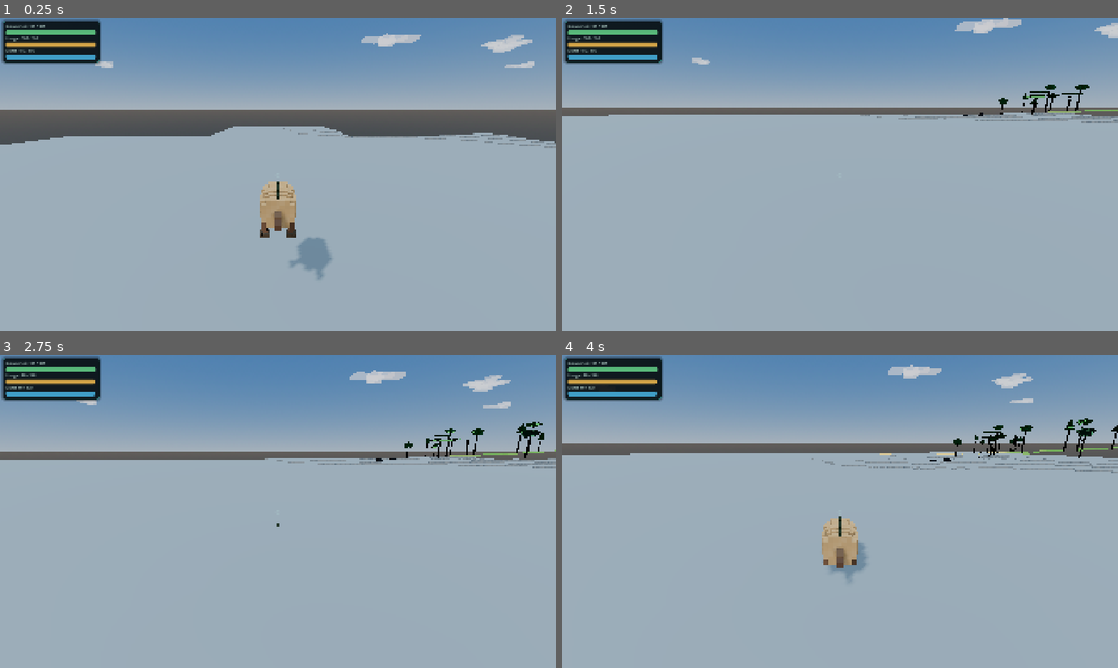
Above: before the commit, frames 1-4 (two rows, left to right).
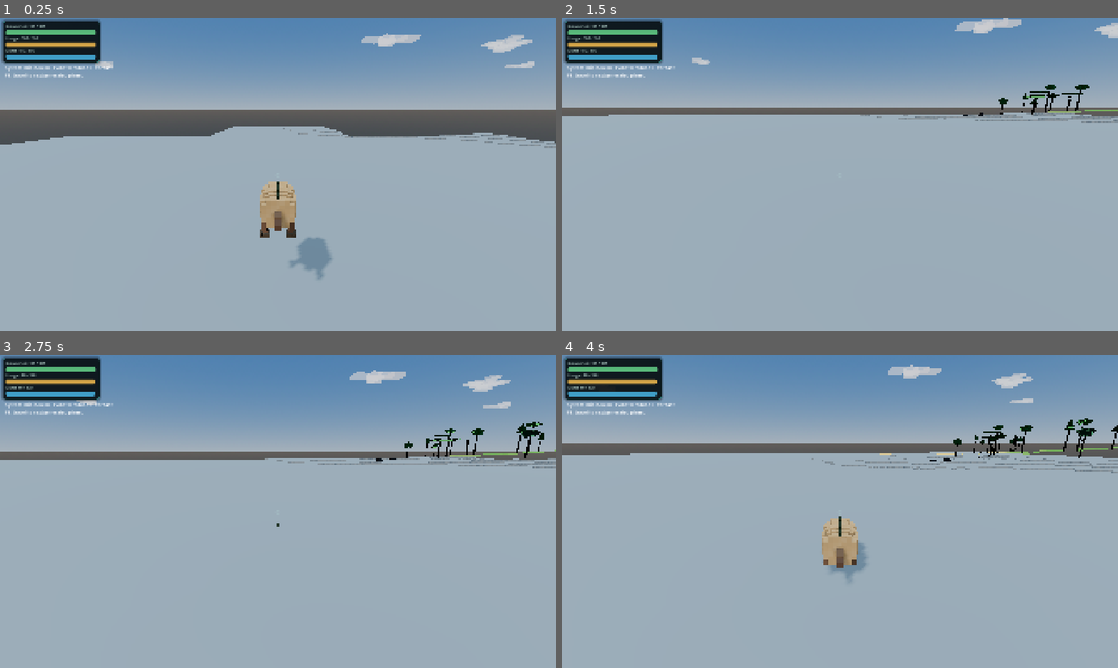
Above: after the commit, the same moments.

Repository: MajorDragonfly/voxelverse
Game: Godot game, scene res://main/main.tscn
Two runs of this game, one before a commit and one after it. Both use one fixed random seed, a clock stepped at 60 frames per second and the inputs below.
Inputs (mouse positions are in pixels of both pictures, inside the frame that each line leads up to):
- Up to frame 1 (0.25 s): no input
- Up to frame 2 (1.5 s): tap Enter at 0.5 s; move the mouse to (867, 174) at 0.52 s; hold W (move_forward) from 0.53 s (still down); click (867, 174) at 0.6 s; tap Space (jump) at 0.77 s; move the mouse to (812, 174) at 1.27 s; tap L at 1.35 s
- Up to frame 3 (2.75 s): keep holding W (move_forward); tap Space (jump) at 1.52 s; move the mouse to (289, 505) at 2.02 s; tap R at 2.1 s
- Up to frame 4 (4 s): keep holding W (move_forward); move the mouse to (834, 517) at 2.77 s; tap Tab at 2.85 s; click (834, 517) at 2.92 s; tap Space (jump) at 3.02, 3.77 s; move the mouse to (878, 514) at 3.52 s; tap Delete at 3.6 s

The runs differ from the first frame. In frame 1, 0.3% of the frame differs, in the area x 0-20%, y 15-20%; in frame 2, 0.3%; in frame 3, 0.3%, in the area x 0-21%, y 15-20%; in frame 4, 0.3%.

Commit message:
Wire layered terrain, regional simulation and multi-planet runtime

Diff:
--- a/main/main.tscn
+++ b/main/main.tscn
@@ -3,9 +3,11 @@
 [ext_resource type="PackedScene" uid="uid://cflvob4gek5k0" path="res://creatures/player/player.tscn" id="1_53q0u"]
 [ext_resource type="PackedScene" uid="uid://d1vpfpfcqte7w" path="res://world/world_manager.tscn" id="2_pjrb6"]
 [ext_resource type="PackedScene" uid="uid://cm26fs2gvsrep" path="res://world/resources/nests/nest.tscn" id="3_xwkvk"]
+[ext_resource type="PackedScene" path="res://world/visuals/planet_visual_environment.tscn" id="4_c651c"]
 [ext_resource type="Script" path="res://world/visuals/world_presentation_director_v6.gd" id="5_presentation"]
-[ext_resource type="Script" path="res://world/fauna/fauna_streamer_v6.gd" id="6_fauna"]
-[ext_resource type="PackedScene" path="res://world/visuals/planet_visual_environment.tscn" id="4_c651c"]
+[ext_resource type="Script" path="res://world/simulation/region_background_simulation_v7.gd" id="6_simulation"]
+[ext_resource type="Script" path="res://world/fauna/fauna_streamer_v7.gd" id="7_fauna"]
+[ext_resource type="Script" path="res://world/space/star_system_runtime_v7.gd" id="8_system"]
 
 [node name="Main" type="Node3D" unique_id=926892959]
 
@@ -16,17 +18,30 @@
 
 [node name="Nest" parent="." unique_id=1293792252 instance=ExtResource("3_xwkvk")]
 
-[node name="FaunaStreamerV6" type="Node3D" parent="."]
-script = ExtResource("6_fauna")
-target_population = 8
-maximum_population = 12
-spawn_interval = 0.85
+[node name="RegionBackgroundSimulationV7" type="Node" parent="."]
+script = ExtResource("6_simulation")
+tick_interval = 4.0
+simulated_hours_per_tick = 0.25
+region_size = 256.0
+active_region_radius = 2
+maximum_cached_regions = 96
+
+[node name="FaunaStreamerV7" type="Node3D" parent="."]
+script = ExtResource("7_fauna")
+target_population = 9
+maximum_population = 14
+spawn_interval = 0.80
 minimum_spawn_radius = 14.0
-maximum_spawn_radius = 28.0
-despawn_radius = 76.0
+maximum_spawn_radius = 31.0
+despawn_radius = 82.0
 species_region_size = 256.0
 
 [node name="PlanetVisualEnvironment" parent="." unique_id=166311708 instance=ExtResource("4_c651c")]
 
 [node name="WorldPresentationDirectorV6" type="Node3D" parent="."]
 script = ExtResource("5_presentation")
+
+[node name="StarSystemRuntimeV7" type="Node" parent="."]
+script = ExtResource("8_system")
+enable_planet_cycle_debug_key = true
+show_planet_runtime_label = true
